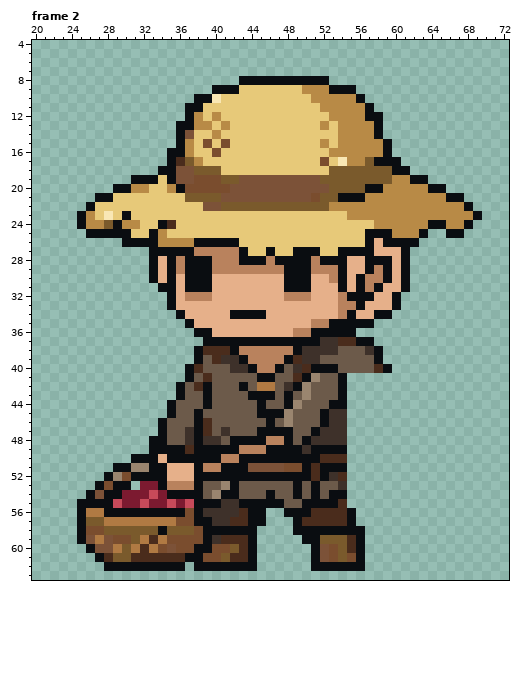
Pixel-art file: ArtSource/LocalEnemies/BasketVillager_AutoAttack.aseprite. This is how it looked before the edit.
96x64 pixels, 8 frames. Shown: frame 2: x 20..72, y 4..63. The old version is drawn lined up with the new one. The commit also changed other frames, which this record leaves out.
New version:
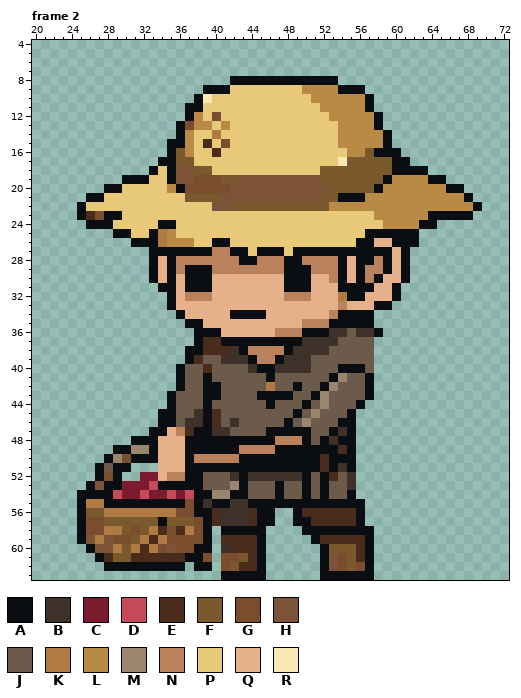
Palette (. is transparent): A #0a0d11  B #3e312a  C #7c1a30  D #c74a5a  E #4a2c1c  F #7a5a2c  G #7a4d2e  H #7c5238  J #6c5a4a  K #b07a43  L #b88a46  M #9a856f  N #b9825d  P #e7c979  Q #e6b08a  R #f9e7b4
The edit:
whole drawing moved by -1,-1 (the old picture is shown already moved)
Changed rows in their new state; - is an unchanged pixel.
Frame 2:
first column x 25:
 8 -----------------A----------A----------------
 9 --------------A--P----------L--A-------------
10 --------------RP---------------LA------------
12 ---------------G----------------L------------
13 ------------G--------------P-----------------
14 ------------L--K-----------------LA----------
15 ----------A---E------------P-----------------
16 -----------F---E------------PP--FA-A---------
17 ---------A-F-P-------------P--FF-FF-A--------
18 --------AP-----P-----------F---------AA------
19 -----A--P-------------------------A--LLAA----
20 ---A-PPP------------------------F------LLAA--
21 -A-P----------------------H--------------LLA-
22 AP------------P-H--------------------------LA
23 -EGAAP------------------------PPP------AAAAA.
24 .AAAPPP---A----------------------P----A-....-
25 -...-----KL------------------------AAA.--..--
26 -----.---K---PP--P-------------A--Q----------
27 -------------AA--A--A-A----AA----AA----------
28 ------------NNN-----N-N--N-NN--A-N-----------
29 -------------------------------AN------------
30 ---------------------------------AQ----------
31 ------------------------------A-AQ-A.--------
32 -----------------------------K--Q------------
33 ------------------------------QQ-AA.---------
34 ----------------------------NA-AA..----------
35 -------------A-----------N-------------------
36 ---------------A------NN-A--BBJBBA-----------
37 -------------AEE---------BB--JJJJ------------
38 ------------A----BA----AB---J---J.-----------
39 ------------AE-J--BA--ABB-J------.-----------
40 -----------AJJE--JJBAABB-BJJJAAA-..----------
41 -----------AJ-A-----J---JJJ-AMJJA------------
42 -------------J-A--J-J--J-J-AMJJJA------------
43 ----------AJ---A---J--A--JAM-JJJA------------
44 --------------------JA-JJA-MJJJA-------------
45 ---------A---BAE----JJJJA-MJJJA--------------
46 ----------A-BBAE-B---J-A-M-JJAA--------------
47 --------A-QNE-AB----J---AAJJA-A--------------
48 ------AA-QQQA-AAA----A-NN-JA-AA--------------
49 ----AAMM-QQQA--------N---A---EA--------------
50 ---AMG----QQ-NNN------------AAA--------------
51 --AJ--...Q--A-AA---AAAAAA-AE-BA--------------
52 --AGA..CCQNNA-JJJB-BBBBBB-J-EJB--------------
53 -AHA-CC-D-AAA---JMA---A-JAJA-JB--------------
54 A-A-D--DC-DCD-A-M-A--JA-JAJAJJA--------------
55 -KK-AAAAAAAAG-B-A-B----AA----AAA-------------
56 -FFKKKKKKKKG--AE--BE-A-.-E----EA-------------
57 -GGFFFFFFAFFFG-E-BBE-A---A----EA-------------
58 ---KK-G-KEGEK--.----A---.-------A------------
59 ---------------.---EA----.-EEE-EA------------
60 ---------------.BE-EA-----.AF-FEA------------
61 ---------------.GGFEA-----.AHGFEA------------
62 ---------------.GFEEA-----.-HGFGA------------
63 ----------------AAAAA------AAAAAA------------
Where, in picture pixels (left, top, right, bottom), the same in both pictures:
changed: (77, 76, 482, 580)
